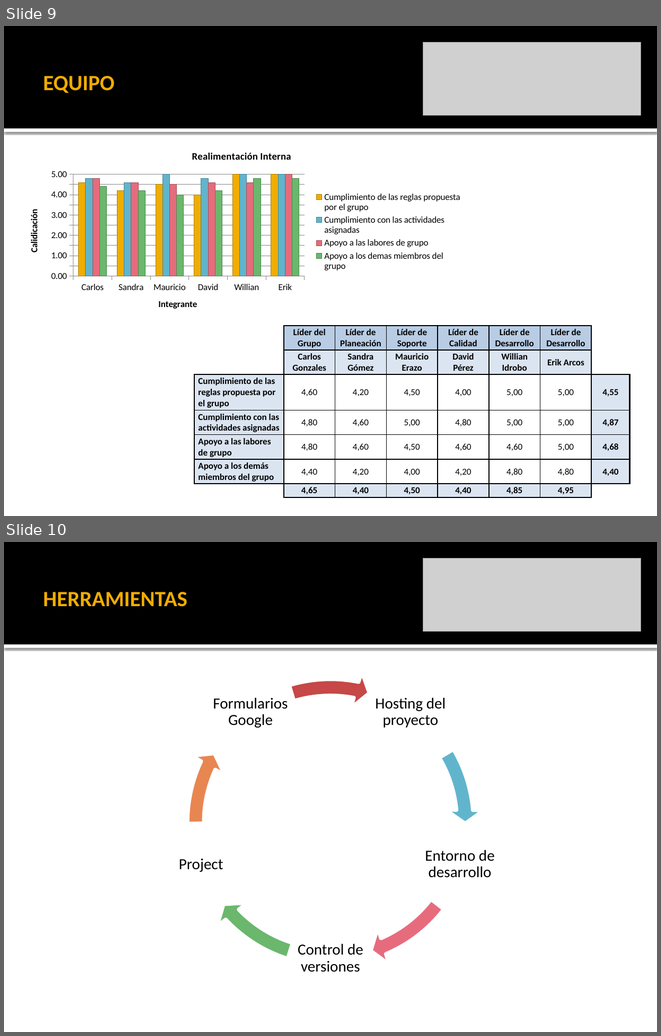
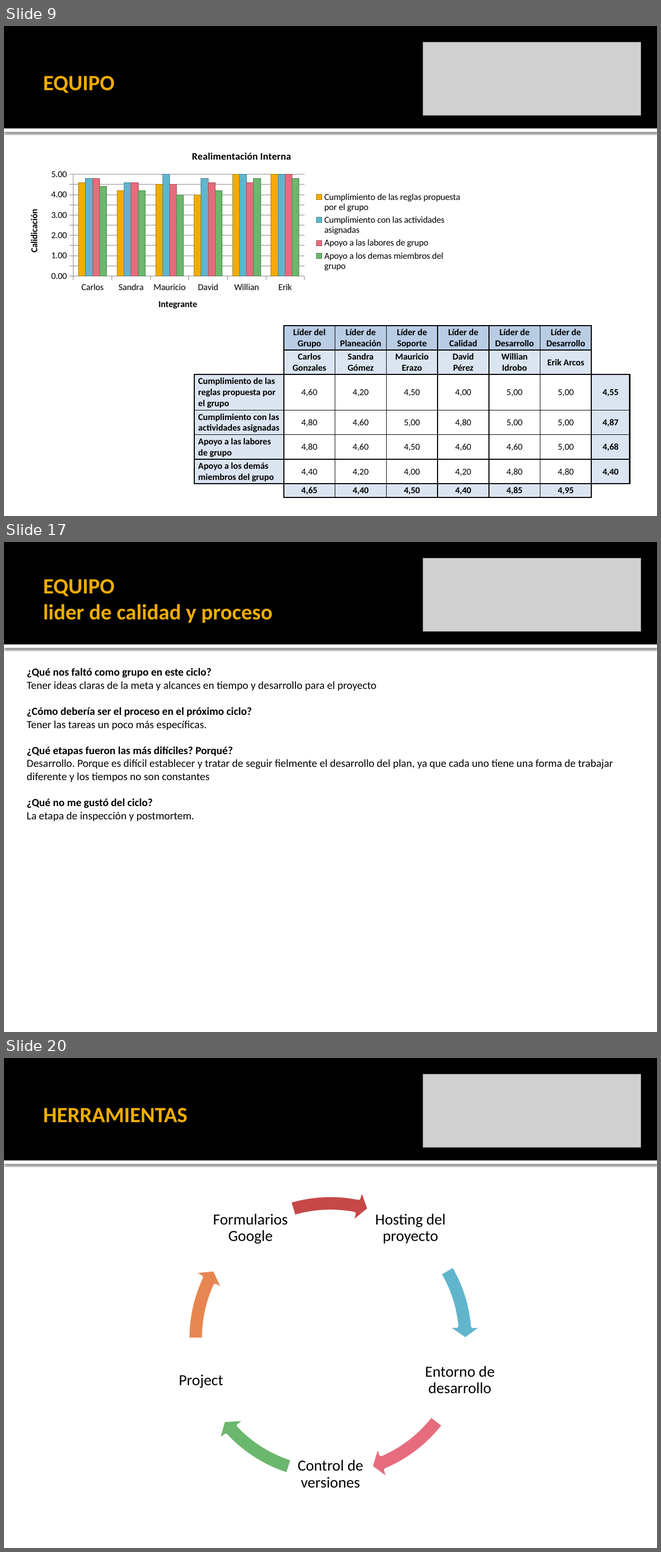
Before and after one commit to leseroth/ingenium-managment, a slide deck: CSOF5101 Ingeniera de Software/TSP/0323PostMortemTSPCiclo2.pptx. Shown one above the other, each under a label of ours: slides 9 and 10 before the commit, slides 9, 17 and 20 after it; the slides between them are not shown. The pictures are 661x1036 and 661x1552 pixels, drawn with LibreOffice and Linux fonts; fonts in the diff are those of the drawing; grey boxes stand for pictures. Boxes give left, top, right and bottom in pixels: in the first picture for what was removed or moved away, otherwise in the second. Text is boxed around its words. In the diff, an @@ line names an element or a change of style, - is before the commit and + after.

```diff
--- a/CSOF5101 Ingeniera de Software/TSP/0323PostMortemTSPCiclo2.pptx
+++ b/CSOF5101 Ingeniera de Software/TSP/0323PostMortemTSPCiclo2.pptx
@@ slide 17 added at (4, 542, 657, 1032), background #FFFFFF; not listed: 2 template elements that a slide beside it also shows @@
@@ picture added at (423, 558, 641, 632) @@
@@ title added at (43, 579, 272, 623), 24 pt, text #F0AD00, bold @@
+EQUIPO
+lider de calidad y proceso
@@ text added at (27, 668, 613, 821), 12 pt, text #000000 @@
+¿Qué nos faltó como grupo en este ciclo?
+Tener ideas claras de la meta y alcances en tiempo y desarrollo para el proyecto
+¿Cómo debería ser el proceso en el próximo ciclo?
+Tener las tareas un poco más específicas.
+¿Qué etapas fueron las más difíciles? Porqué?
+Desarrollo. Porque es difícil establecer y tratar de seguir fielmente el desarrollo del plan, ya que cada uno tiene una forma de trabajar diferente y los tiempos no son constantes
+¿Qué no me gustó del ciclo?
+La etapa de inspección y postmortem.
@@ what was slide 10 is now slide 20 @@
```
Also in this commit, not shown: 2 slides changed, 9 other slides added.
